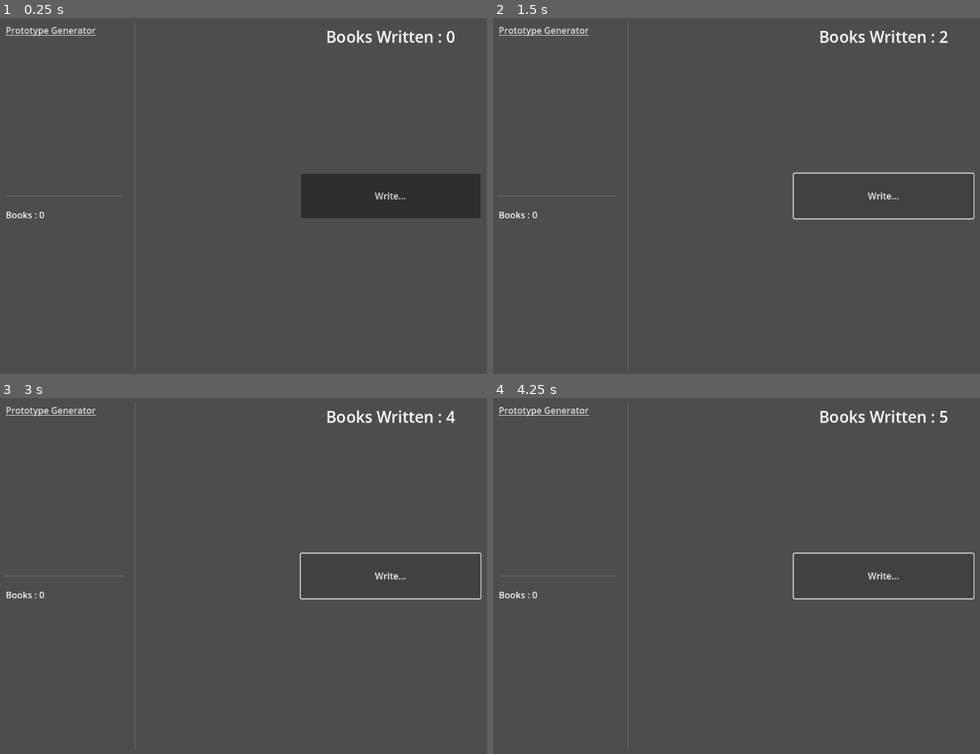
Above: before the commit, frames 1-4 (two rows, left to right).
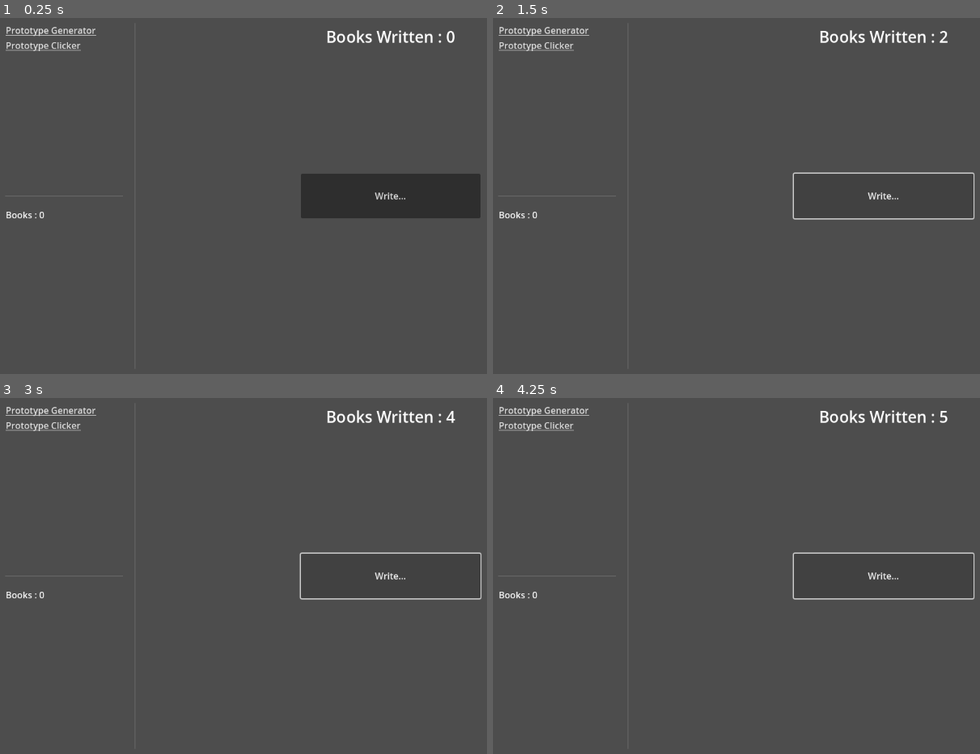
Above: after the commit, the same moments.

Repository: ZeroXiphYT/AuthorClicker
Game: Godot game, scene res://scenes/user_interface/user_interface.tscn
Same seed, same stepped clock (60 frames per second), same inputs: the game is played once before the commit and once after it. The project has no main scene, so this scene is started directly.
Inputs:
- Up to frame 1 (0.25 s): no input
- Up to frame 2 (1.5 s): click "Write..." at 0.5 s; click "Write..." at 1.25 s
- Up to frame 3 (3 s): click "Write..." at 2 s; tap Enter at 2.75 s
- Up to frame 4 (4.25 s): tap Space at 3.5 s

The runs differ from the first frame. In frame 1, 0.2% of the frame differs, in the area x 1-17%, y 6-10%; in frame 2, 0.2%; in frame 3, 0.2%; in frame 4, 0.2%.

Commit message:
Added navigation between pages

Diff:
--- a/scenes/prototypes/clicker/prototype_clicker.gd
+++ b/scenes/prototypes/clicker/prototype_clicker.gd
@@ -2,6 +2,10 @@
 extends Control
 
 @export var label : Label
+
+
+@export var view : UserInterface.Views
+@export var user_interface : UserInterface
 
 
 var booksWritten : int = 0
@@ -19,6 +23,15 @@
 
 func _ready() -> void:
 	update_label_text()
+	visible = true
+	user_interface.navigation_requested.connect(_on_navigation_request)
 
 func _on_button_pressed() -> void:
 	write_book()
+
+func _on_navigation_request(requested_view : UserInterface.Views) -> void:
+	if requested_view == view:
+		visible = true
+		return
+
+	visible = false
--- a/scenes/prototypes/generator/prototype_generator.gd
+++ b/scenes/prototypes/generator/prototype_generator.gd
@@ -5,12 +5,18 @@
 @export var label: Label
 @export var button: Button
 @export var timer: Timer
+@export var user_interface : UserInterface
 
 var booksWritten : int
 var writingSpeed : int = 1
 
+
+@export var view : UserInterface.Views
+
 func _ready() -> void:
 	update_label_text()
+	visible = false
+	user_interface.navigation_requested.connect(_on_navigation_request)
 
 func write_books() -> void:
 	booksWritten += writingSpeed
@@ -30,3 +36,10 @@
 
 func _on_timer_timeout():
 	write_books()
+
+func _on_navigation_request(requested_view : UserInterface.Views) -> void:
+	if requested_view == view:
+		visible = true
+		return
+
+	visible = false
--- /dev/null
+++ b/scenes/user_interface/user_interface.gd
@@ -0,0 +1,19 @@
+class_name UserInterface
+extends Control
+
+
+enum Views {
+	PROTOTYPE_GENERATOR,
+	PROTOTYPE_CLICKER,
+}
+
+signal navigation_requested(view : Views)
+
+
+
+
+func _on_prototype_generator_link_pressed():
+	navigation_requested.emit(Views.PROTOTYPE_GENERATOR)
+
+func _on_prototype_clicker_link_pressed():
+	navigation_requested.emit(Views.PROTOTYPE_CLICKER)
--- a/scenes/user_interface/user_interface.tscn
+++ b/scenes/user_interface/user_interface.tscn
@@ -1,6 +1,8 @@
-[gd_scene load_steps=2 format=3 uid="uid://d26amobnbsw38"]
+[gd_scene load_steps=4 format=3 uid="uid://d26amobnbsw38"]
 
 [ext_resource type="PackedScene" uid="uid://b3qc8o4vakjk8" path="res://scenes/prototypes/clicker/prototype_clicker.tscn" id="1_kg6kl"]
+[ext_resource type="Script" path="res://scenes/user_interface/user_interface.gd" id="1_u6pdn"]
+[ext_resource type="PackedScene" uid="uid://x0x2hwbx5w4d" path="res://scenes/prototypes/generator/prototype_generator.tscn" id="3_cx5os"]
 
 [node name="UserInterface" type="Control"]
 layout_mode = 3
@@ -9,6 +11,7 @@
 anchor_bottom = 1.0
 grow_horizontal = 2
 grow_vertical = 2
+script = ExtResource("1_u6pdn")
 
 [node name="HBoxContainer" type="HBoxContainer" parent="."]
 layout_mode = 1
@@ -49,9 +52,13 @@
 [node name="VBoxContainer" type="VBoxContainer" parent="HBoxContainer/LeftPanel/VBoxContainer/Navigator/MarginContainer"]
 layout_mode = 2
 
-[node name="LinkButton" type="LinkButton" parent="HBoxContainer/LeftPanel/VBoxContainer/Navigator/MarginContainer/VBoxContainer"]
+[node name="PrototypeGeneratorLink" type="LinkButton" parent="HBoxContainer/LeftPanel/VBoxContainer/Navigator/MarginContainer/VBoxContainer"]
 layout_mode = 2
 text = "Prototype Generator"
+
+[node name="PrototypeClickerLink" type="LinkButton" parent="HBoxContainer/LeftPanel/VBoxContainer/Navigator/MarginContainer/VBoxContainer"]
+layout_mode = 2
+text = "Prototype Clicker"
 
 [node name="MarginContainer" type="MarginContainer" parent="HBoxContainer/LeftPanel/VBoxContainer"]
 layout_mode = 2
@@ -96,5 +103,15 @@
 layout_mode = 2
 size_flags_horizontal = 3
 
-[node name="PrototypeClicker" parent="HBoxContainer/MainView" instance=ExtResource("1_kg6kl")]
+[node name="PrototypeClicker" parent="HBoxContainer/MainView" node_paths=PackedStringArray("user_interface") instance=ExtResource("1_kg6kl")]
 layout_mode = 1
+view = 1
+user_interface = NodePath("../../..")
+
+[node name="PrototypeGenerator" parent="HBoxContainer/MainView" node_paths=PackedStringArray("user_interface") instance=ExtResource("3_cx5os")]
+visible = false
+layout_mode = 1
+user_interface = NodePath("../../..")
+
+[connection signal="pressed" from="HBoxContainer/LeftPanel/VBoxContainer/Navigator/MarginContainer/VBoxContainer/PrototypeGeneratorLink" to="." method="_on_prototype_generator_link_pressed"]
+[connection signal="pressed" from="HBoxContainer/LeftPanel/VBoxContainer/Navigator/MarginContainer/VBoxContainer/PrototypeClickerLink" to="." method="_on_prototype_clicker_link_pressed"]
